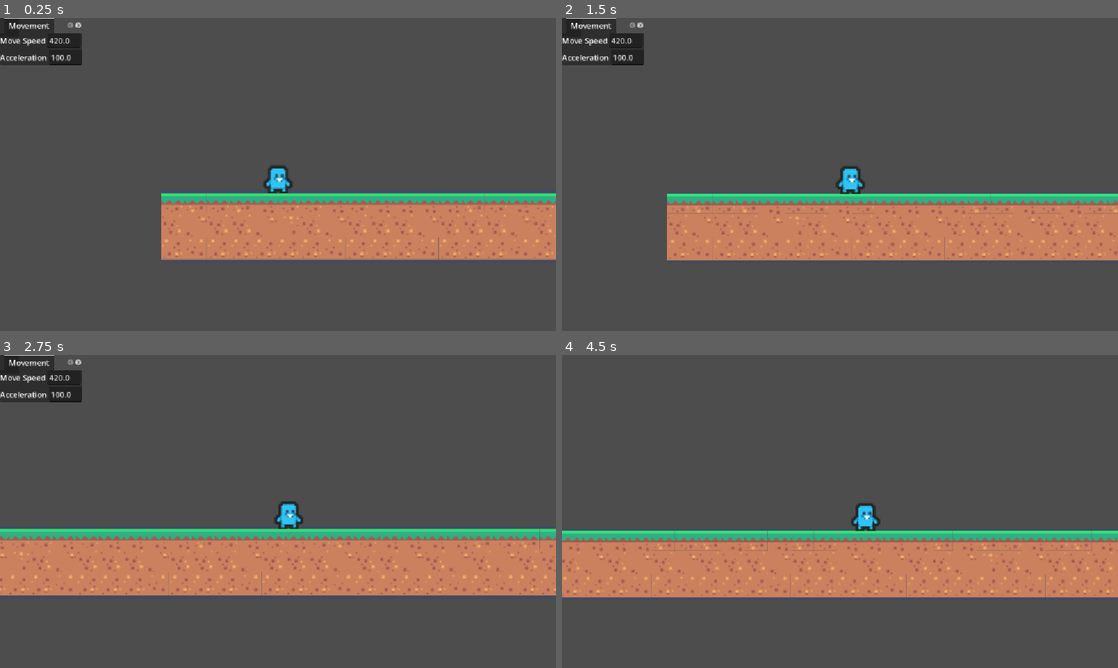
Above: before the commit, frames 1-4 (two rows, left to right).
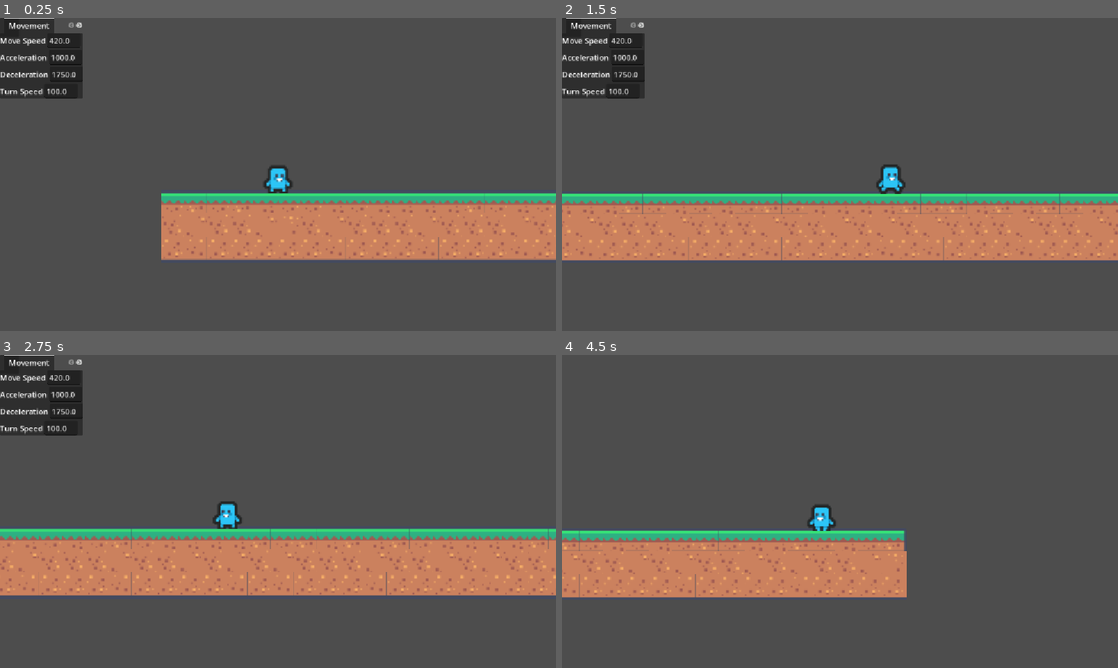
Above: after the commit, the same moments.

Repository: bridgerbird/GMTK2026-Game-Jam
Game: Godot game, scene res://scenes/level_tutorial.tscn
Two runs of this game, one before a commit and one after it. Both use one fixed random seed, a clock stepped at 60 frames per second and the inputs below. The project has no main scene, so this scene is started directly.
Inputs:
- Up to frame 1 (0.25 s): no input
- Up to frame 2 (1.5 s): hold D (move_right) from 0.53 s (still down); tap Space (jump) at 0.77 s
- Up to frame 3 (2.75 s): tap Space (jump) at 1.52 s; release D (move_right) at 2.03 s; hold A (move_left) from 2.03 s (still down)
- Up to frame 4 (4.5 s): release A (move_left) at 2.78 s; hold D (move_right) 2.78-4.28 s; tap Space (jump) at 3.02, 3.77 s; tap F1 (toggle_debug) at 4.15 s; hold A (move_left) from 4.28 s (still down)

The runs differ from the first frame. In frame 1, 1.5% of the frame differs, in the area x 0-15%, y 1-26%; in frame 2, 7.3%; in frame 3, 4.7%; in frame 4, 10%, in the area x 0-100%, y 47-78%.

Commit message:
Refined player movement with acceleration and deceleration

Diff:
--- a/scripts/debug_panel.gd
+++ b/scripts/debug_panel.gd
@@ -6,6 +6,8 @@
 var fields = [
 	{ "property": "move_speed", "label": "Move Speed", "tab": "Movement" },
 	{ "property": "acceleration", "label": "Acceleration", "tab": "Movement" },
+	{ "property": "deceleration", "label": "Deceleration", "tab": "Movement" },
+	{ "property": "turn_speed", "label": "Turn Speed", "tab": "Movement" },
 	{ "property": "jump_velocity", "label": "Jump Velocity", "tab": "Jump" },
 	{ "property": "ascend_gravity", "label": "Ascend Gravity", "tab": "Jump" },
 	{ "property": "descend_gravity", "label": "Descend Gravity", "tab": "Jump" },
--- a/scripts/game_config.gd
+++ b/scripts/game_config.gd
@@ -2,7 +2,9 @@
 
 # Platforming Configs
 var move_speed = 420.0
-var acceleration = 100.0
+var acceleration = 1000.0
+var deceleration = 1750.0
+var turn_speed = 100.0
 var jump_velocity = -460.0
 var ascend_gravity = 980.0
 var descend_gravity = 2000.0
--- a/scripts/player.gd
+++ b/scripts/player.gd
@@ -48,9 +48,19 @@
 
 	# Get input direction
 	var direction = Input.get_axis("move_left", "move_right")
+	print(direction)
 	# Handle movement
 	var target_speed = direction * GameConfig.move_speed
-	velocity.x = move_toward(velocity.x, target_speed, GameConfig.acceleration * delta)
+	# Switch directions mid-movement
+	if direction != 0 and velocity.x * direction < 0:
+		velocity.x = direction * GameConfig.turn_speed
+	# Accelerate towards target_speed if movement button is being pressed
+	elif direction != 0:
+		velocity.x = move_toward(velocity.x, target_speed, GameConfig.acceleration * delta)
+	# Deceleration
+	else:
+		velocity.x = move_toward(velocity.x, target_speed, GameConfig.deceleration * delta)
+
 	# Handle walking and standing animations excluding while jumping
 	if velocity.y == 0 && velocity.x == GameConfig.move_speed:
 		update_animation("run")
